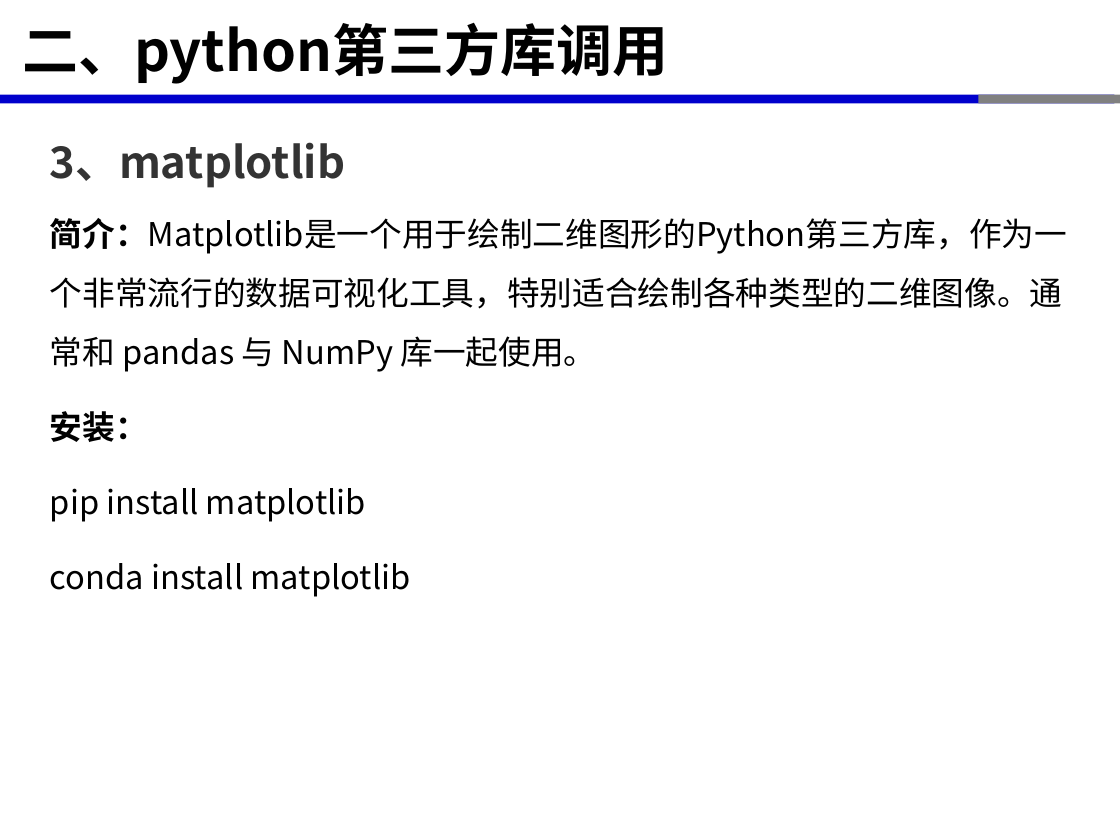
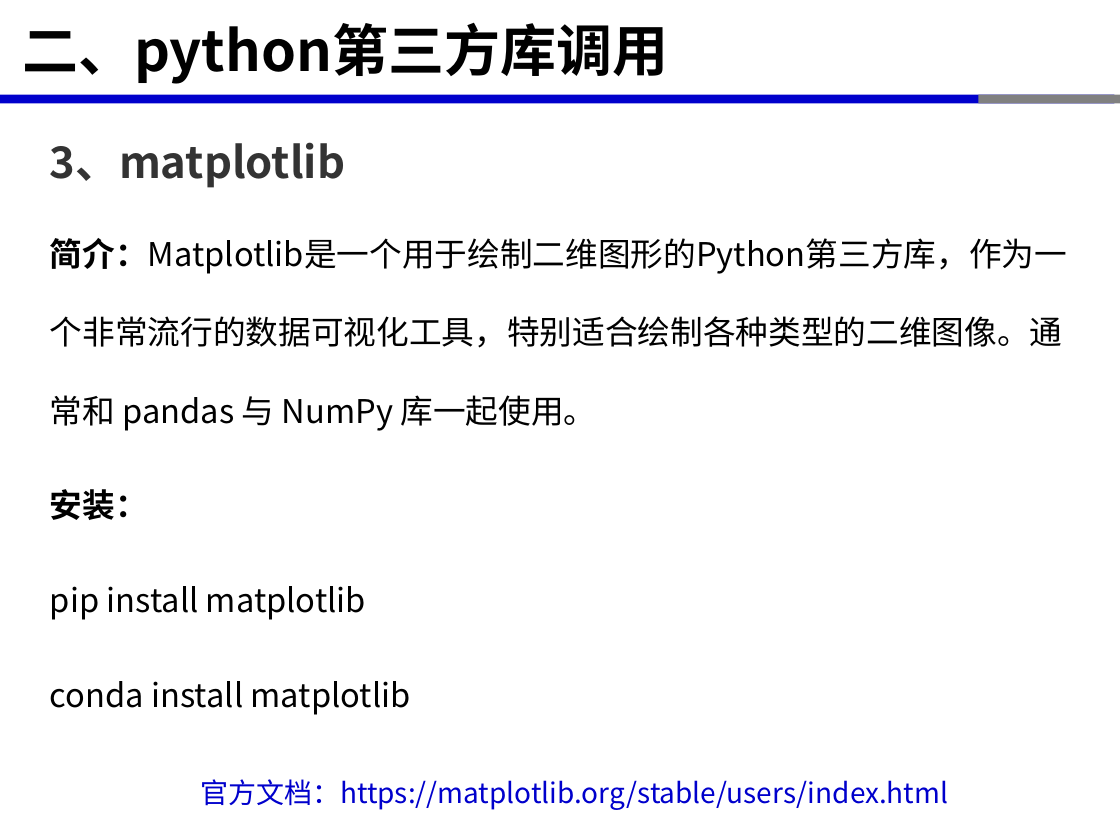
Before and after one commit to xinluo2018/spatial-data-processing, a slide deck: slide 11 of 第2章-Python程序设计基础/第3节-python库调用-2课时.pptx. Drawn at 1120x840 pixels with LibreOffice and Linux fonts; fonts in the diff are those of the drawing. Boxes give left, top, right and bottom in pixels: in the first picture for what was removed or moved away, otherwise in the second. Text is boxed around its words. In the diff, an @@ line names an element or a change of style, - is before the commit and + after.

```diff
--- a/第2章-Python程序设计基础/第3节-python库调用-2课时.pptx
+++ b/第2章-Python程序设计基础/第3节-python库调用-2课时.pptx
@@ text "简介：Matplotlib是一个用于绘制二维图形的Python第三方库，作为一个非常流行的数据可视化工具，特别适合绘制各 ..." at [50,238,1067,715]: line spacing 1.5 to 2 @@
@@ text added at [200,779,948,810], 18 pt, text #0000CC @@
+官方文档：https://matplotlib.org/stable/users/index.html
```
Also in this commit, not shown: 10 other slides changed, 20 other files.
